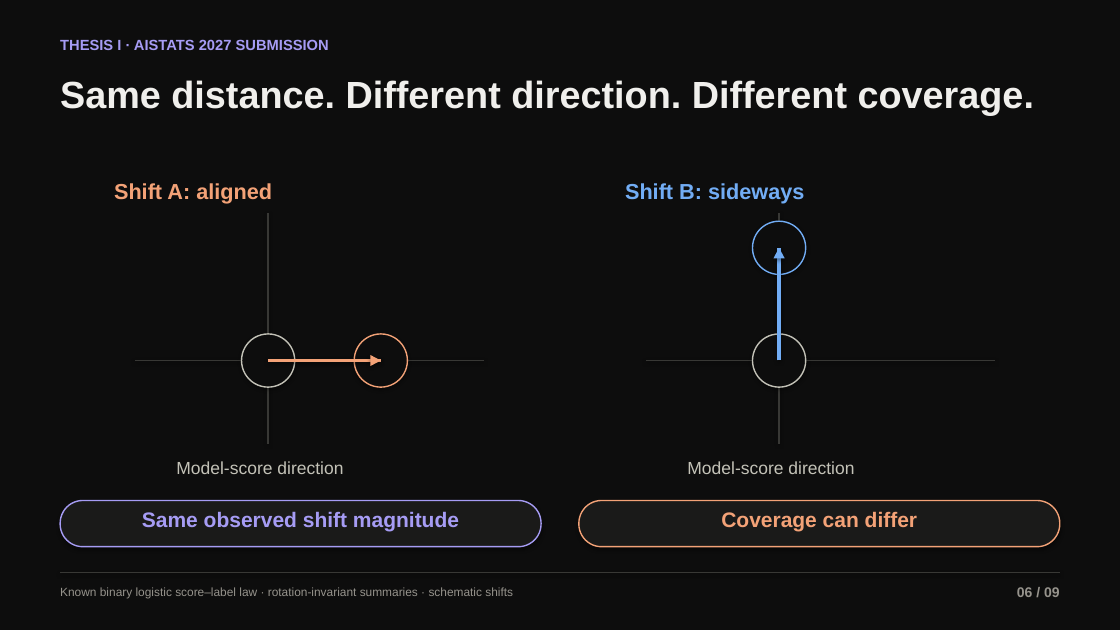
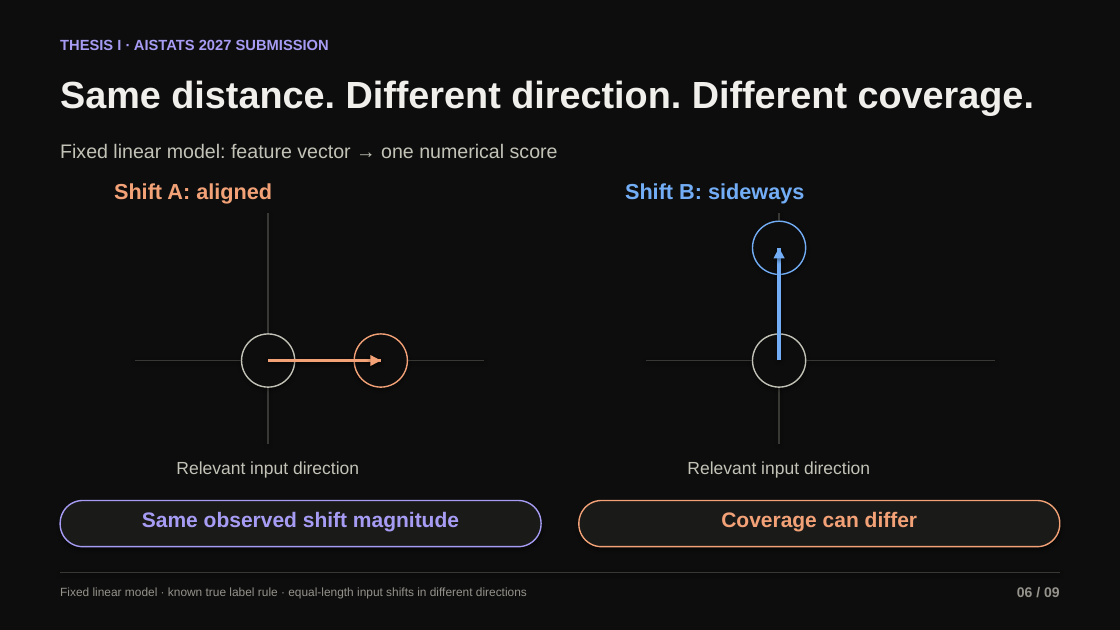
Before and after one commit to ChorokLeeDev/research-papers, a slide deck: slide 6 of decks/phd-interview/deck.pptx. Drawn at 1120x630 pixels with LibreOffice and Linux fonts; fonts in the diff are those of the drawing. Boxes give left, top, right and bottom in pixels: in the first picture for what was removed or moved away, otherwise in the second. Text is boxed around its words. In the diff, an @@ line names an element or a change of style, - is before the commit and + after.

```diff
--- a/decks/phd-interview/deck.pptx
+++ b/decks/phd-interview/deck.pptx
@@ text added at bbox=[60, 144, 558, 158], 16.8 pt, text #C3C2B7 @@
+Fixed linear model: feature vector → one numerical score
@@ text at bbox=[176, 461, 359, 478]: text changed @@
-Model-score direction
+Relevant input direction
@@ text at bbox=[687, 461, 870, 478]: text changed @@
-Model-score direction
+Relevant input direction
@@ text at bbox=[60, 587, 527, 599]: text changed @@
-Known binary logistic score–label law · rotation-invariant summaries · schematic shifts
+Fixed linear model · known true label rule · equal-length input shifts in different directions
```
Also in this commit, not shown: 4 other slides changed, 6 other files.
